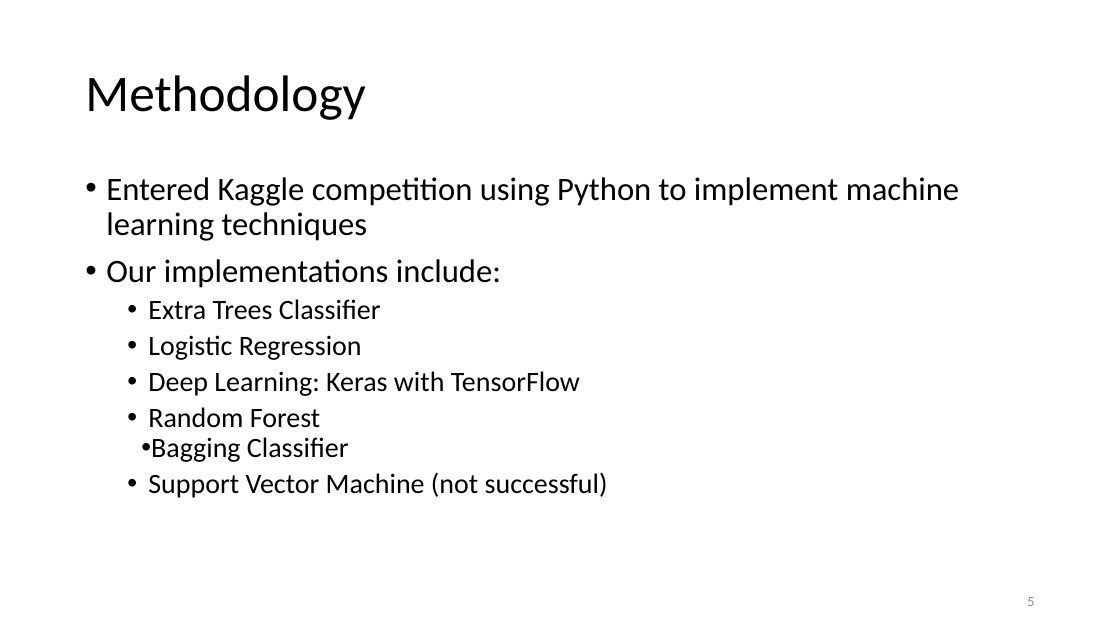
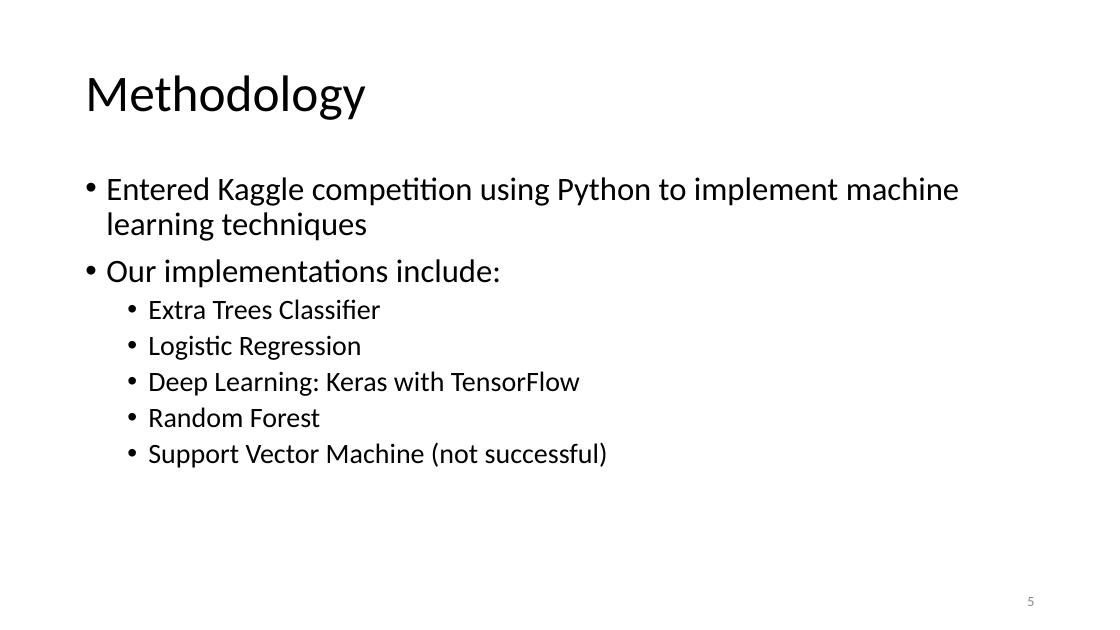
Before and after one commit to healykys/MarchMadnessProject, a slide deck: slide 5 of AIGroupPresentation.pptx. Drawn at 1120x630 pixels with LibreOffice and Linux fonts; fonts in the diff are those of the drawing. Boxes give left, top, right and bottom in pixels: in the first picture for what was removed or moved away, otherwise in the second. Text is boxed around its words. In the diff, an @@ line names an element or a change of style, - is before the commit and + after.

```diff
--- a/AIGroupPresentation.pptx
+++ b/AIGroupPresentation.pptx
@@ text at (151, 437, 349, 462): paragraph removed @@
-  • Bagging Classifier
```
Also in this commit, not shown: 10 other slides changed, 1 slide added.
